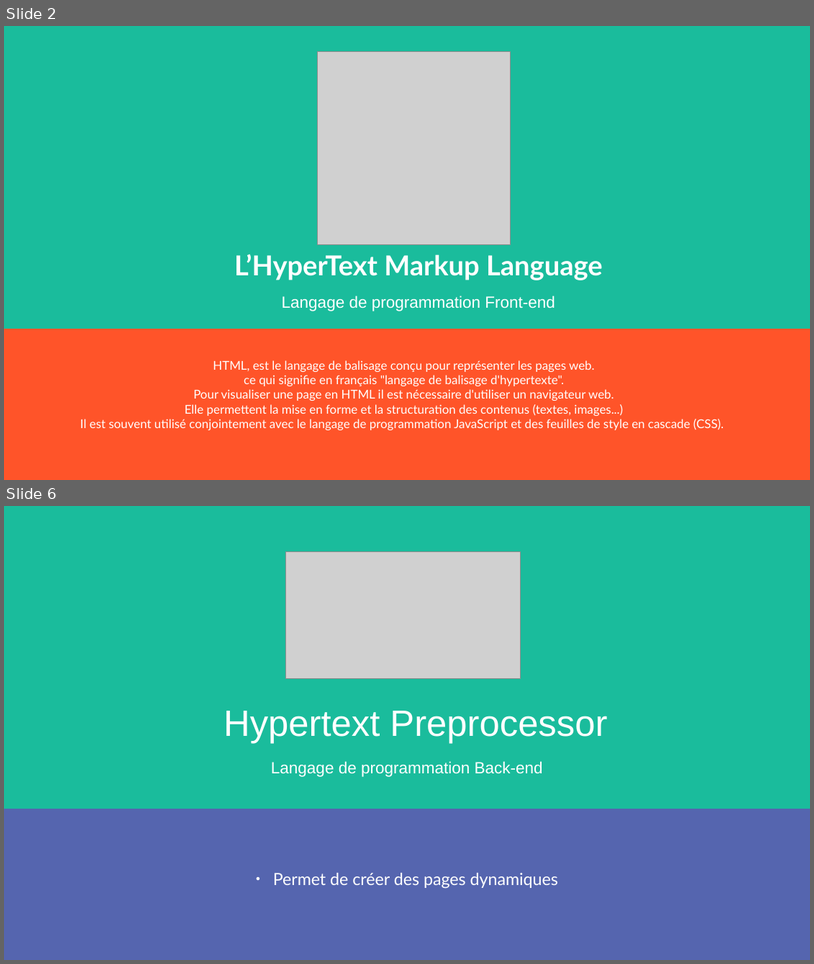
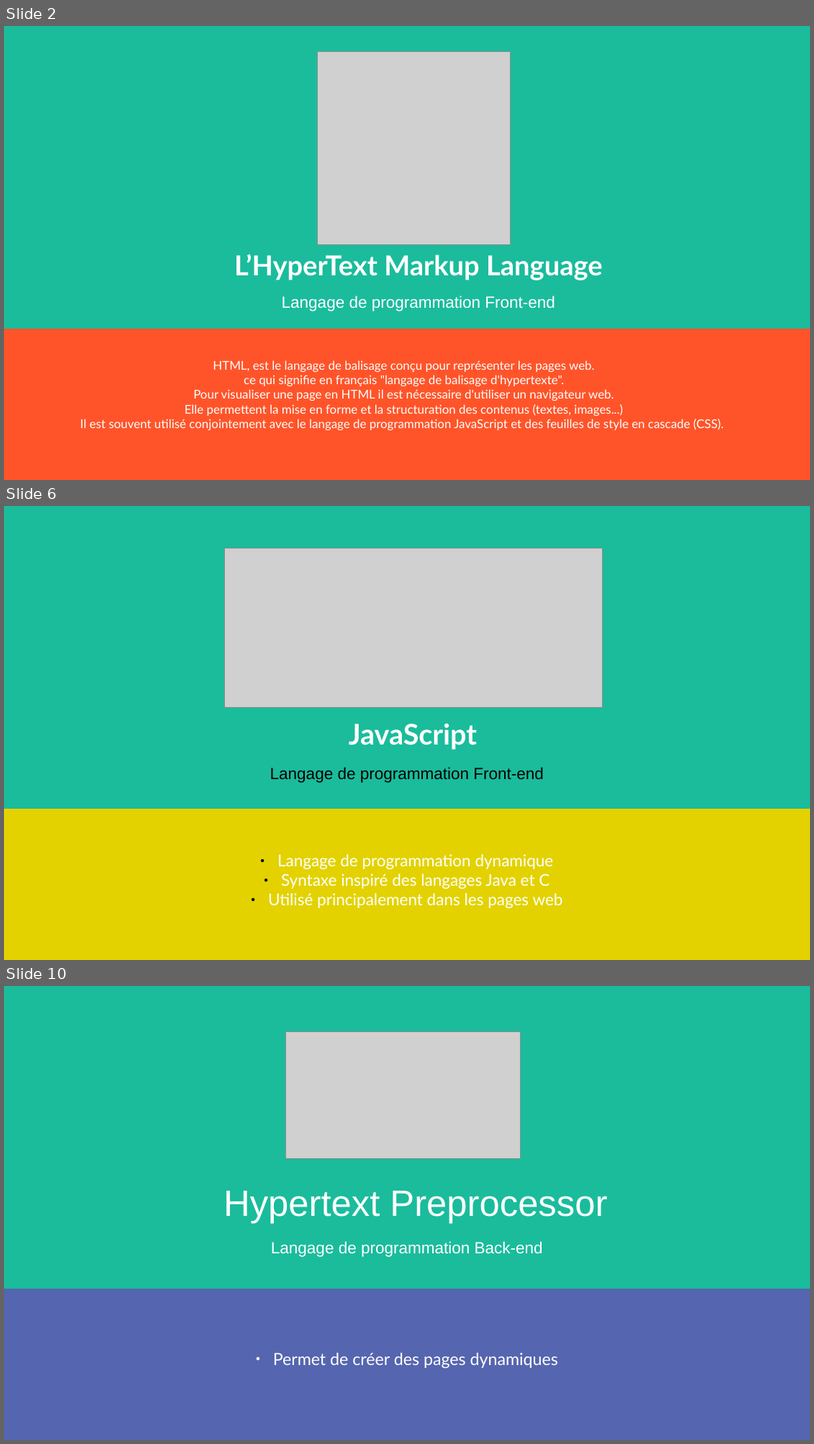
Before and after one commit to dclkent1parker/PresentationLangages, a slide deck: final.odp. Shown one above the other, each under a label of ours: slides 2 and 6 before the commit, slides 2, 6 and 10 after it; the slides between them are not shown. The pictures are 814x964 and 814x1444 pixels, drawn with LibreOffice and Linux fonts; fonts in the diff are those of the drawing; grey boxes stand for pictures. Boxes give left, top, right and bottom in pixels: in the first picture for what was removed or moved away, otherwise in the second. Text is boxed around its words. In the diff, an @@ line names an element or a change of style, - is before the commit and + after.

```diff
--- a/final.odp
+++ b/final.odp
@@ slide 6 added at box(4, 506, 810, 960), background #E3D200; not listed: 1 template element that a slide beside it also shows @@
@@ picture added at box(225, 548, 603, 708) @@
@@ title added at box(349, 723, 477, 749), 28 pt, text #FFFFFF, bold @@
+JavaScript
@@ text added at box(270, 767, 544, 782), 16 pt, text #000000 @@
+Langage de programmation Front-end
@@ subtitle added at box(268, 854, 563, 908), 16 pt, text #FFFFFF @@
+● Langage de programmation dynamique
+● Syntaxe inspiré des langages Java et C
+● Utilisé principalement dans les pages web
@@ what was slide 6 is now slide 10 @@
```
Also in this commit, not shown: 5 slides changed, 3 other slides added.
